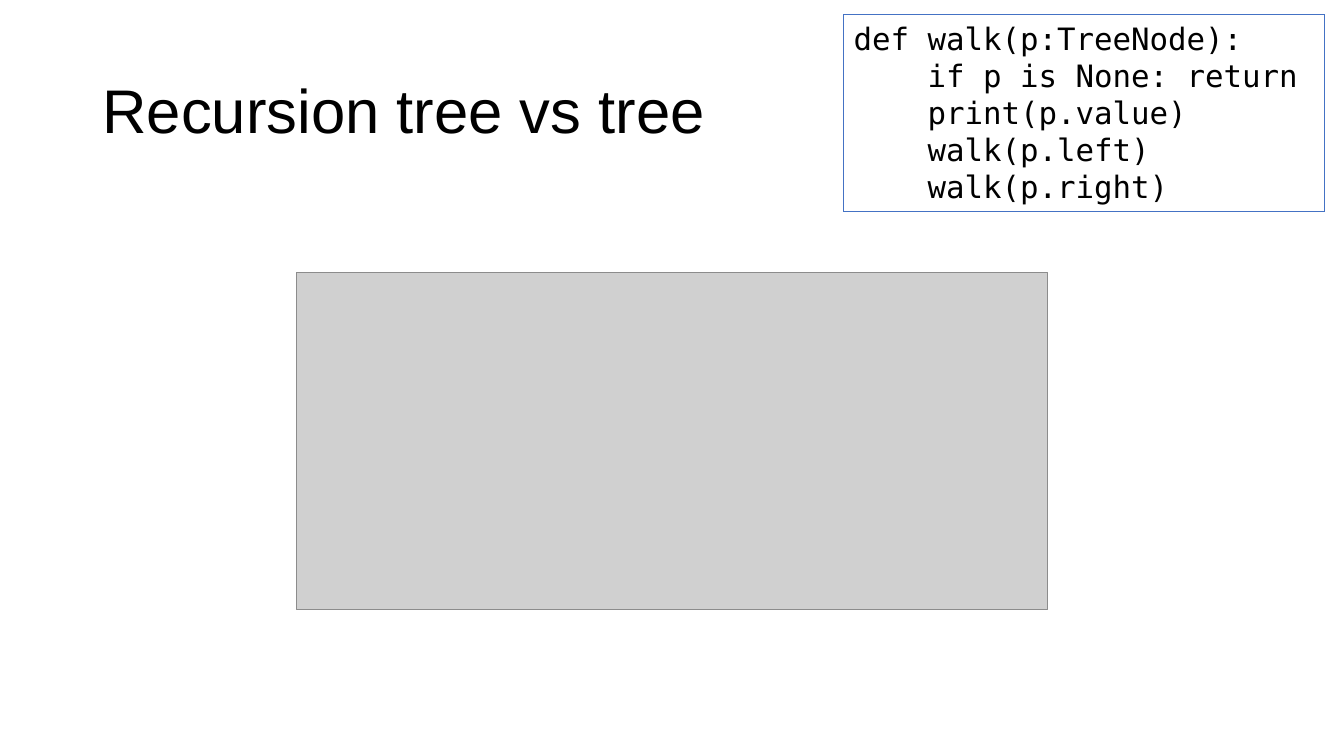
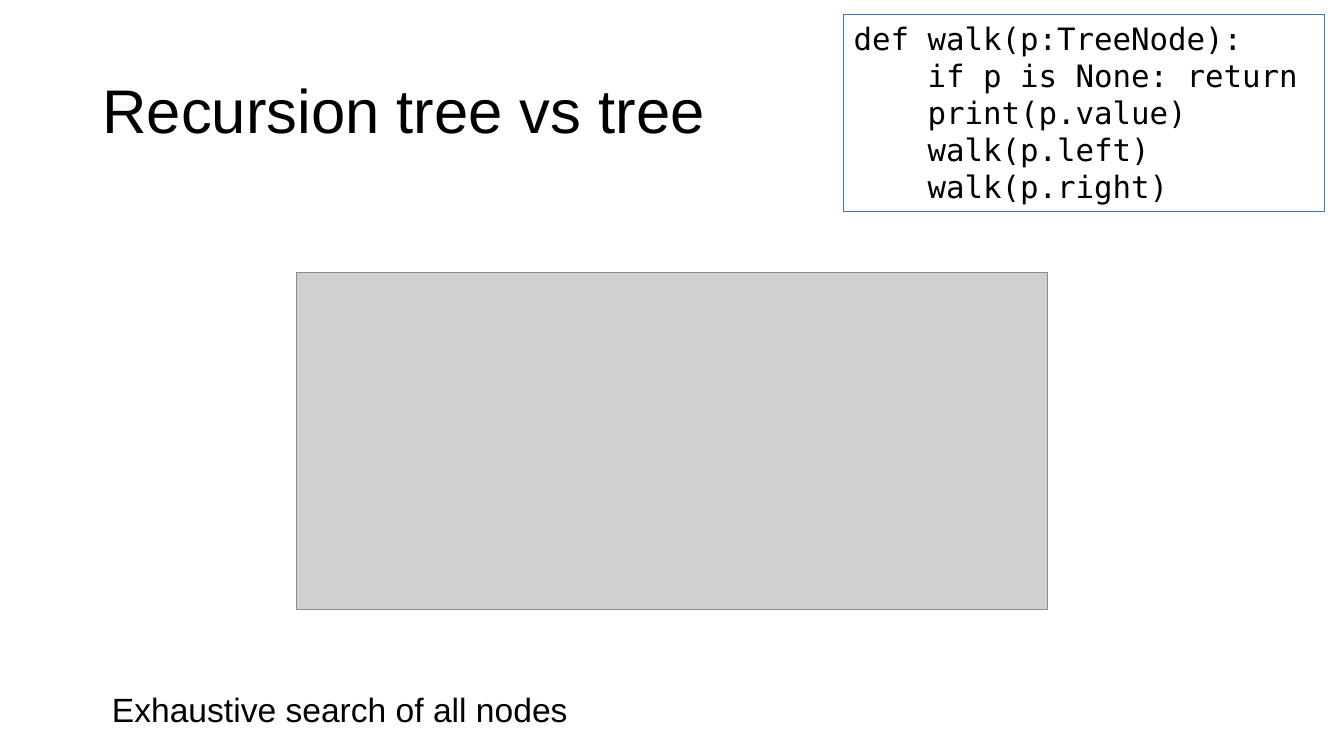
Before and after one commit to parrt/msds689, a slide deck: slide 8 of notes/walking-structures.pptx. Drawn at 1344x756 pixels with LibreOffice and Linux fonts; fonts in the diff are those of the drawing; grey boxes stand for pictures; background and template pictures are left out. Boxes give left, top, right and bottom in pixels: in the first picture for what was removed or moved away, otherwise in the second. Text is boxed around its words. In the diff, an @@ line names an element or a change of style, - is before the commit and + after.

```diff
--- a/notes/walking-structures.pptx
+++ b/notes/walking-structures.pptx
@@ text added at (x1=112, y1=697, x2=568, y2=723), 24 pt, text #000000 @@
+Exhaustive search of all nodes
```
Also in this commit, not shown: 1 other slide changed.
